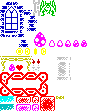
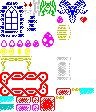
Comparing the layer stacks of the two 96 × 112 images. Changes:
painted on "Background" over [0, 0, 94, 95]
